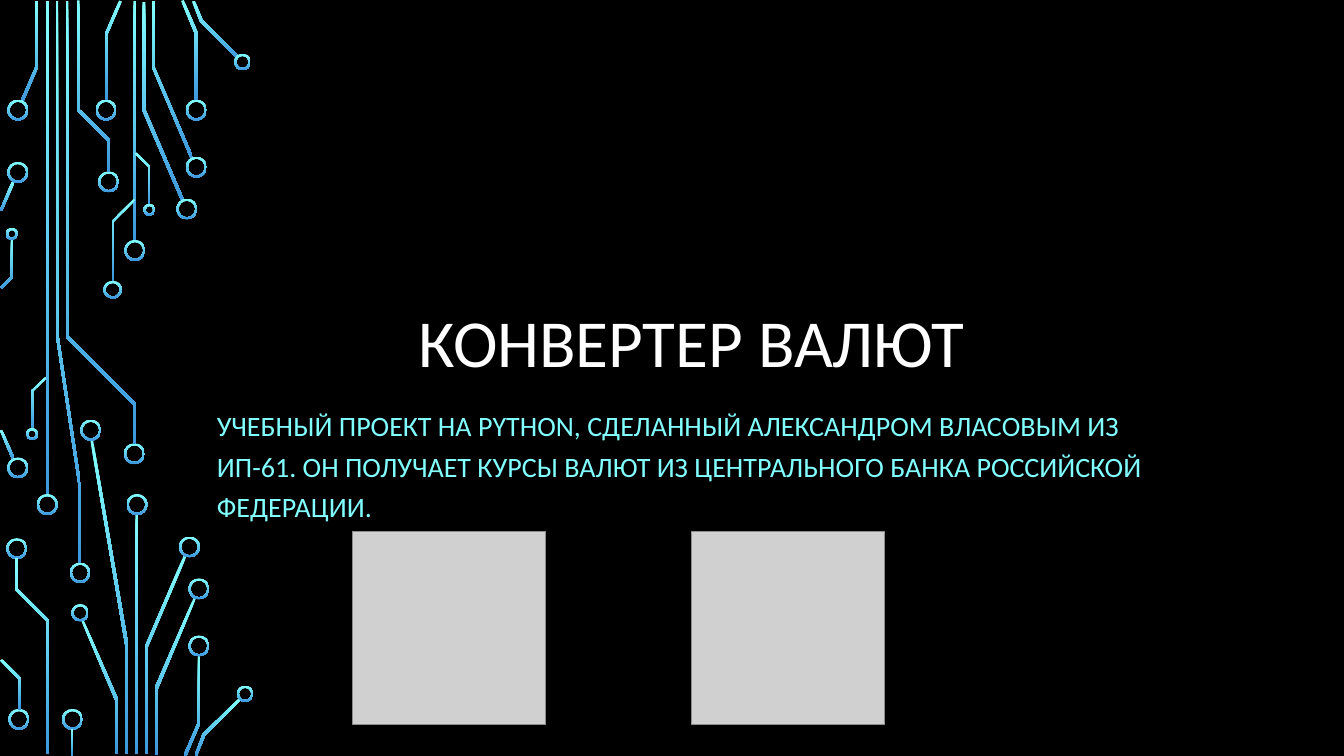
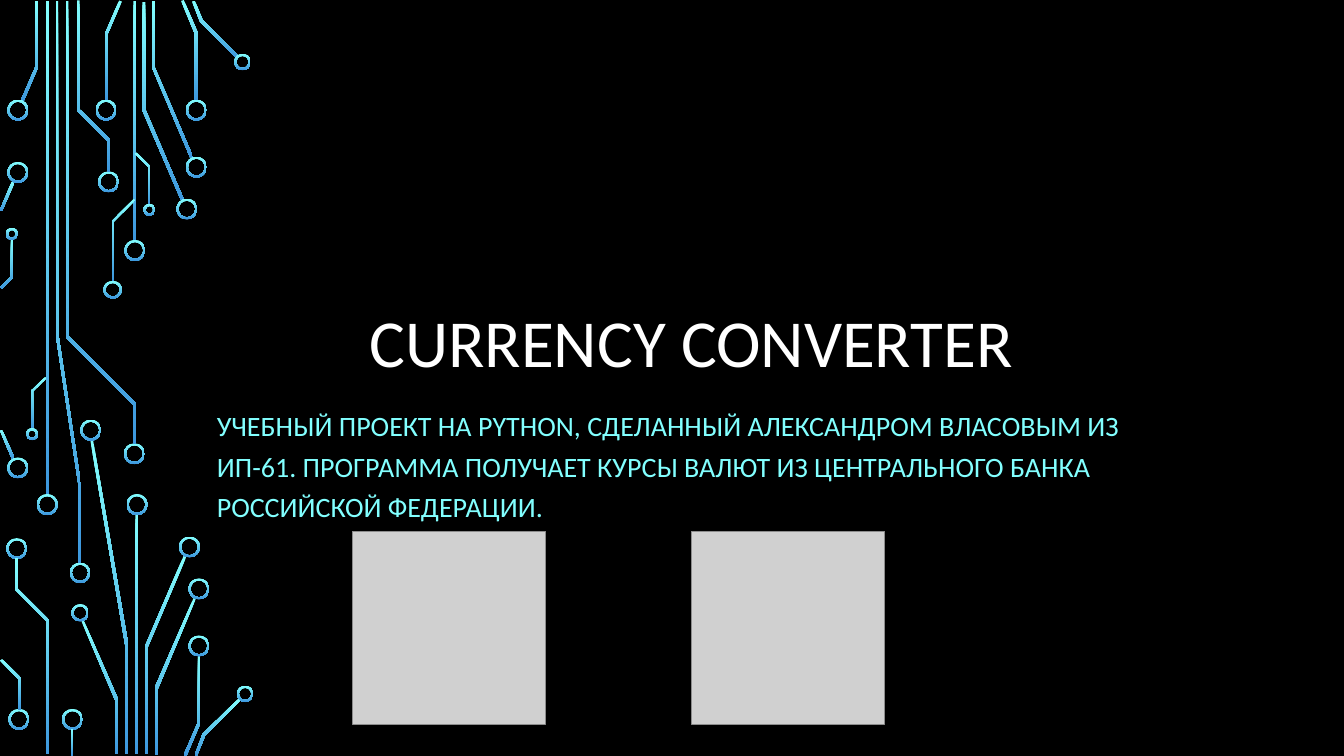
Before and after one commit to BlackPaganYT/Currency_Rates, a slide deck: slide 1 of Конвентатор валют.pptx. Drawn at 1344x756 pixels with LibreOffice and Linux fonts; fonts in the diff are those of the drawing; grey boxes stand for pictures; background and template pictures are left out. Boxes give left, top, right and bottom in pixels: in the first picture for what was removed or moved away, otherwise in the second. Text is boxed around its words. In the diff, an @@ line names an element or a change of style, - is before the commit and + after.

```diff
--- a/Конвентатор валют.pptx
+++ b/Конвентатор валют.pptx
@@ title at <box>370,323,1013,368</box>: text changed @@
-КОНВЕРТЕР ВАЛЮТ
+CURRENCY CONVERTER
@@ subtitle at <box>217,413,1118,522</box>: text changed @@
-УЧЕБНЫЙ ПРОЕКТ НА PYTHON, СДЕЛАННЫЙ АЛЕКСАНДРОМ ВЛАСОВЫМ ИЗ ИП-61. ОН ПОЛУЧАЕТ КУРСЫ ВАЛЮТ ИЗ ЦЕНТРАЛЬНОГО БАНКА РОССИЙСКОЙ ФЕДЕРАЦИИ.
+УЧЕБНЫЙ ПРОЕКТ НА PYTHON, СДЕЛАННЫЙ АЛЕКСАНДРОМ ВЛАСОВЫМ ИЗ ИП-61. ПРОГРАММА ПОЛУЧАЕТ КУРСЫ ВАЛЮТ ИЗ ЦЕНТРАЛЬНОГО БАНКА РОССИЙСКОЙ ФЕДЕРАЦИИ.
```
Also in this commit, not shown: 8 other slides changed, 5 slides added, 1 slide removed.
